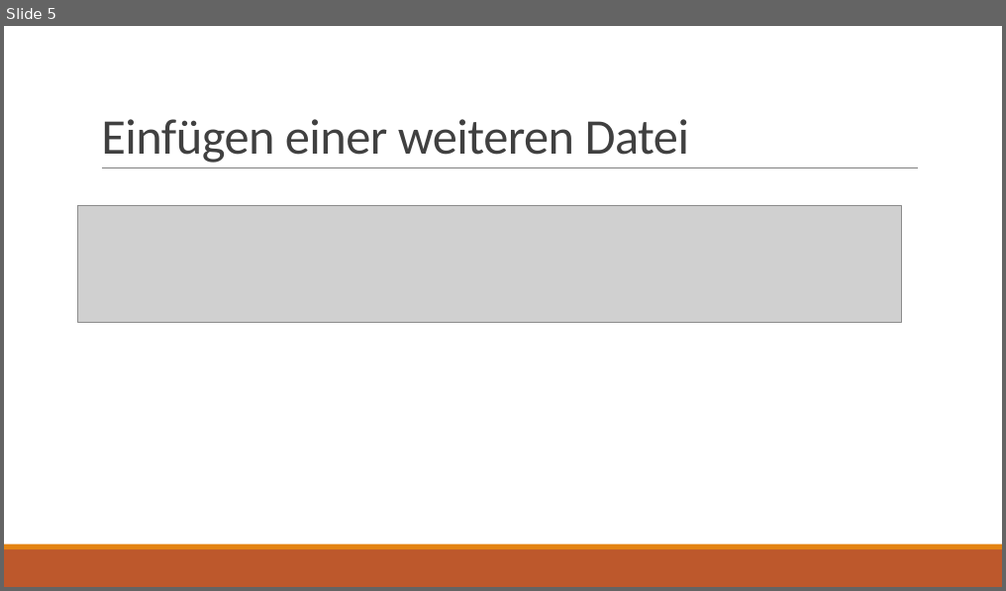
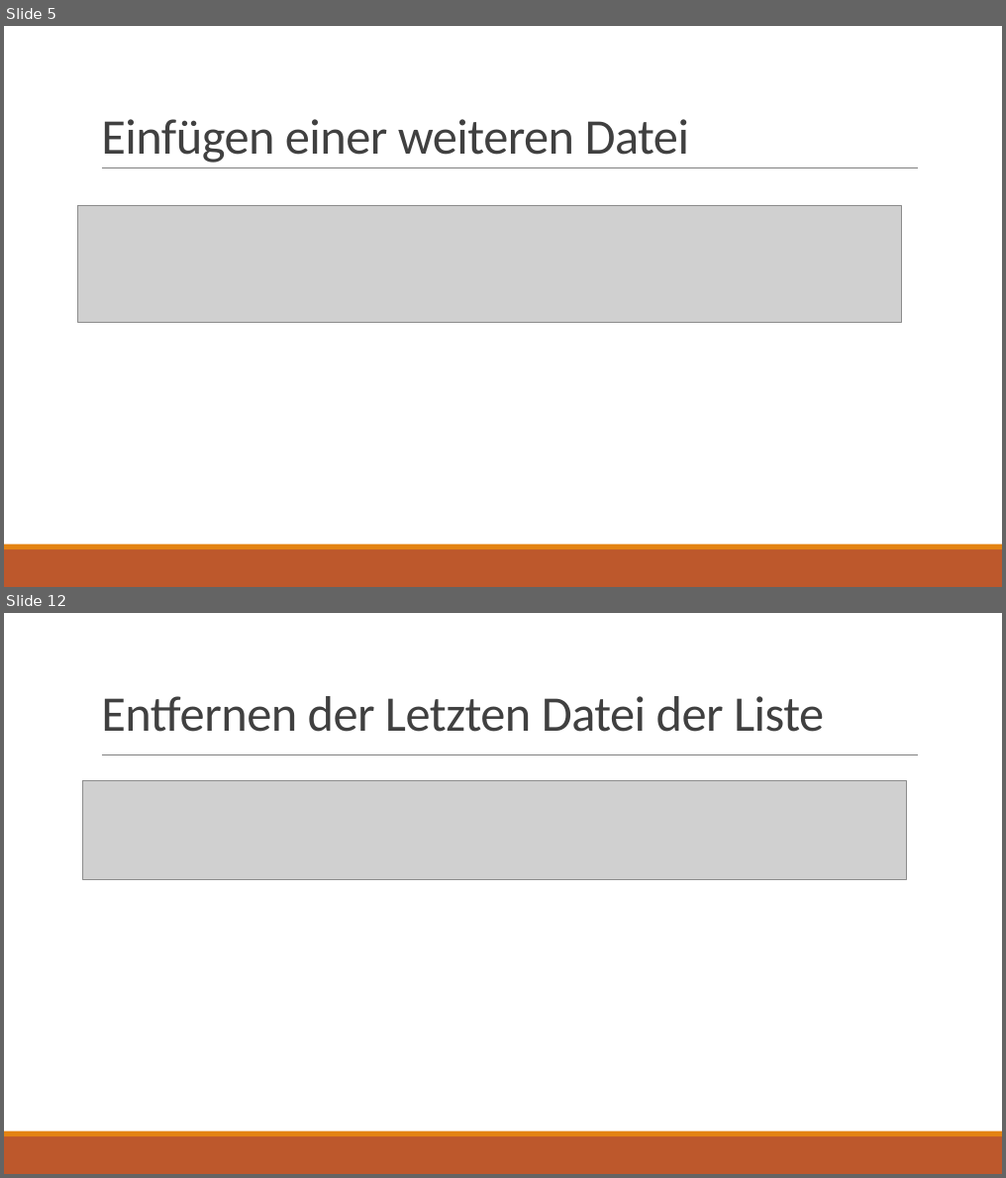
Before and after one commit to Paul-Krenmayr/Krenmayr-Kasieczka-LinkedList-2022, a slide deck: LinktList.pptx. Shown one above the other, each under a label of ours: slide 5 before the commit, slides 5 and 12 after it; the slides between them are not shown. The pictures are 1006x591 and 1006x1178 pixels, drawn with LibreOffice and Linux fonts; fonts in the diff are those of the drawing; grey boxes stand for pictures. Boxes give left, top, right and bottom in pixels: in the first picture for what was removed or moved away, otherwise in the second. Text is boxed around its words. In the diff, an @@ line names an element or a change of style, - is before the commit and + after.

```diff
--- a/LinktList.pptx
+++ b/LinktList.pptx
@@ slide 12 added at <box>4,613,1002,1174</box>, background #FFFFFF; not listed: 3 template elements that a slide beside it also shows @@
@@ title added at <box>101,696,824,732</box>, 48 pt, text #404040 @@
+Entfernen der Letzten Datei der Liste
@@ picture added at <box>82,780,906,879</box> @@
```
Also in this commit, not shown: 9 other slides added, 1 slide removed.
